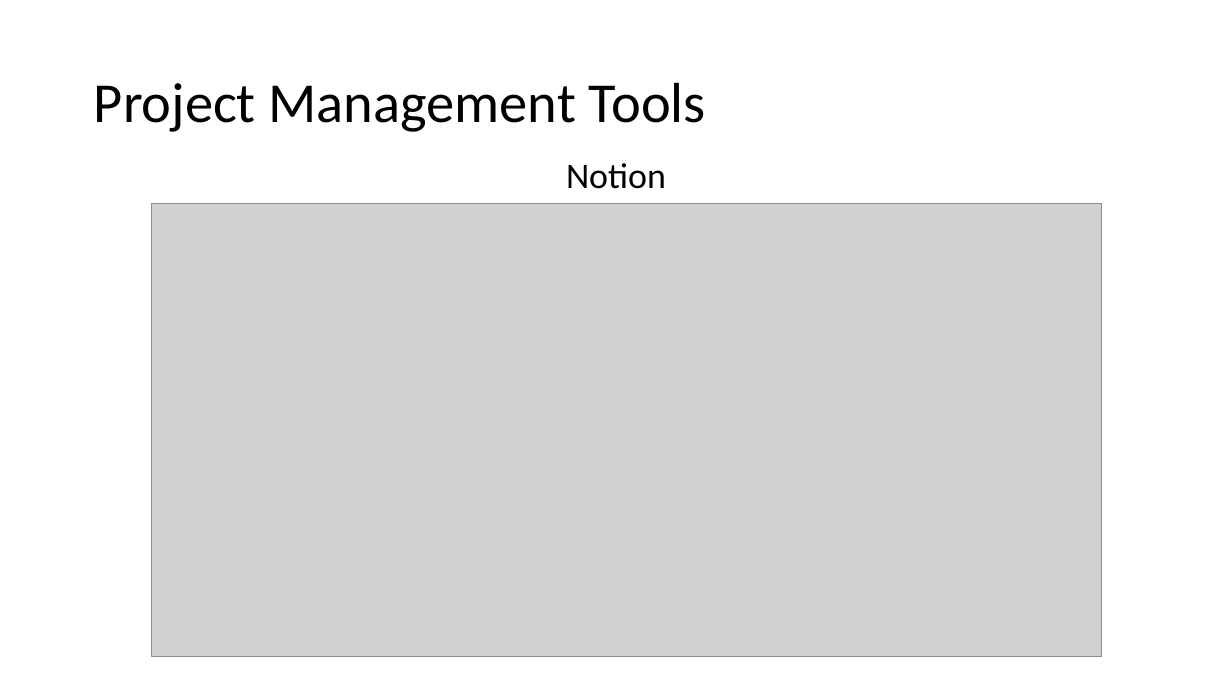
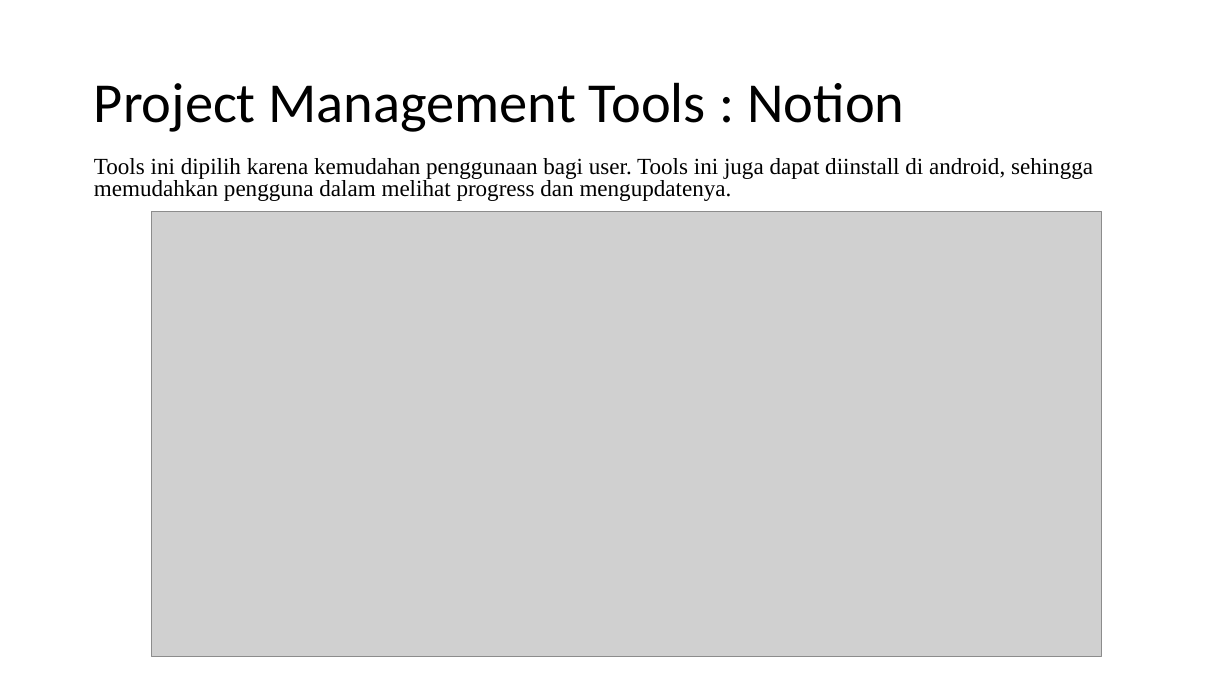
Before and after one commit to anggaraga1408/PPL4611, a slide deck: slide 6 of Aplikasi Catalog Board Game.pptx. Drawn at 1232x693 pixels with LibreOffice and Linux fonts; fonts in the diff are those of the drawing; grey boxes stand for pictures. Boxes give left, top, right and bottom in pixels: in the first picture for what was removed or moved away, otherwise in the second. Text is boxed around its words. In the diff, an @@ line names an element or a change of style, - is before the commit and + after.

```diff
--- a/Aplikasi Catalog Board Game.pptx
+++ b/Aplikasi Catalog Board Game.pptx
@@ title at (x1=94, y1=82, x2=904, y2=132): text changed @@
-Project Management Tools
+Project Management Tools : Notion
@@ text at (x1=94, y1=158, x2=1093, y2=201): text changed; size 28 to 18 pt; font Calibri to Times New Roman @@
-Notion
+Tools ini dipilih karena kemudahan penggunaan bagi user. Tools ini juga dapat diinstall di android, sehingga memudahkan pengguna dalam melihat progress dan mengupdatenya.
@@ picture resized from (x1=151, y1=203, x2=1102, y2=656) to (x1=151, y1=212, x2=1102, y2=656) @@
```
Also in this commit, not shown: 2 other slides changed, 3 slides added, 1 other file.
